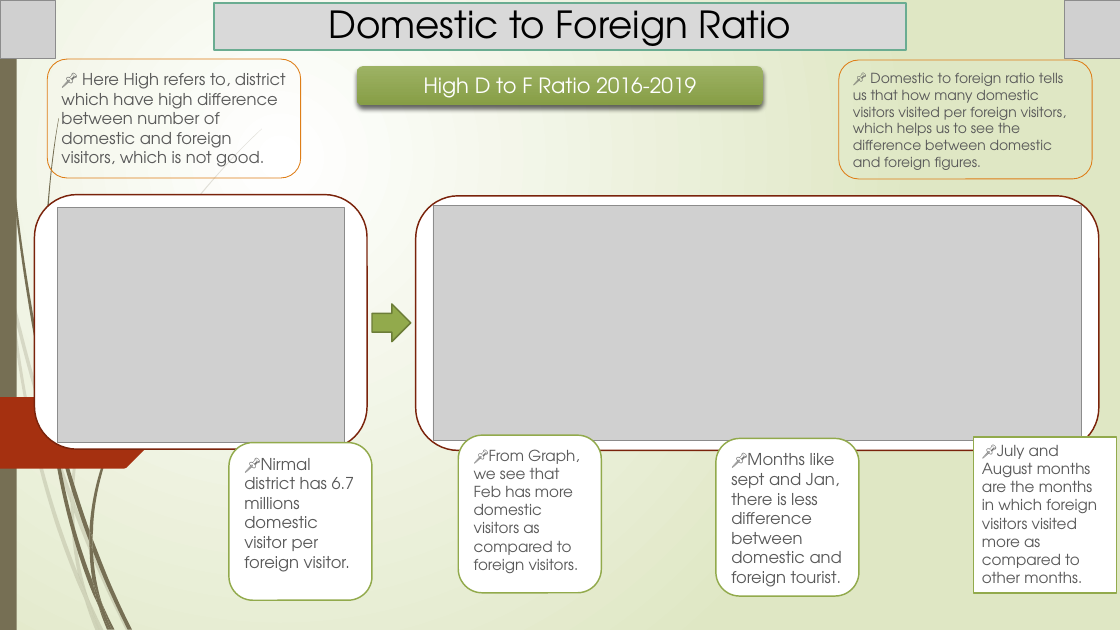
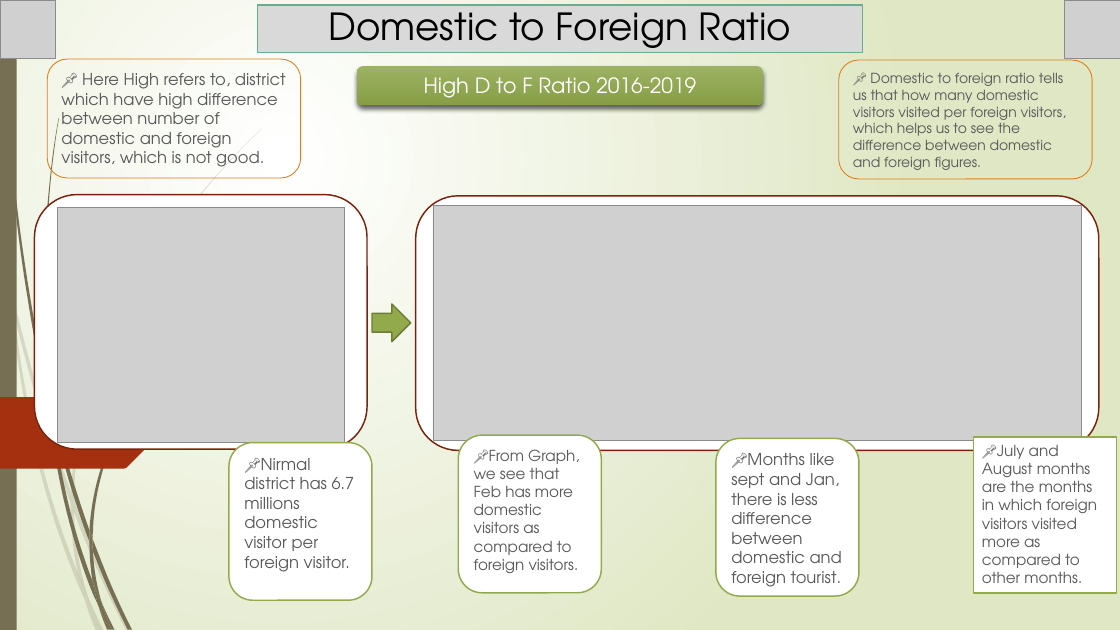
Before and after one commit to Kartik-Lohar/Telangana_Tourism, a slide deck: slide 11 of Tourism Challenge by Codebasics.pptx (slide 10 before the commit). Drawn at 1120x630 pixels with LibreOffice and Linux fonts; fonts in the diff are those of the drawing; grey boxes stand for pictures. Boxes give left, top, right and bottom in pixels: in the first picture for what was removed or moved away, otherwise in the second. Text is boxed around its words. In the diff, an @@ line names an element or a change of style, - is before the commit and + after.

```diff
--- a/Tourism Challenge by Codebasics.pptx
+++ b/Tourism Challenge by Codebasics.pptx
@@ title "Domestic to Foreign Ratio": place and size @@
-title "Domestic to Foreign Ratio" at [214,3,907,50]
+title "Domestic to Foreign Ratio" at [257,5,862,52]
```
Also in this commit, not shown: 10 other slides changed, 1 slide added, 1 slide removed, 1 other file.
